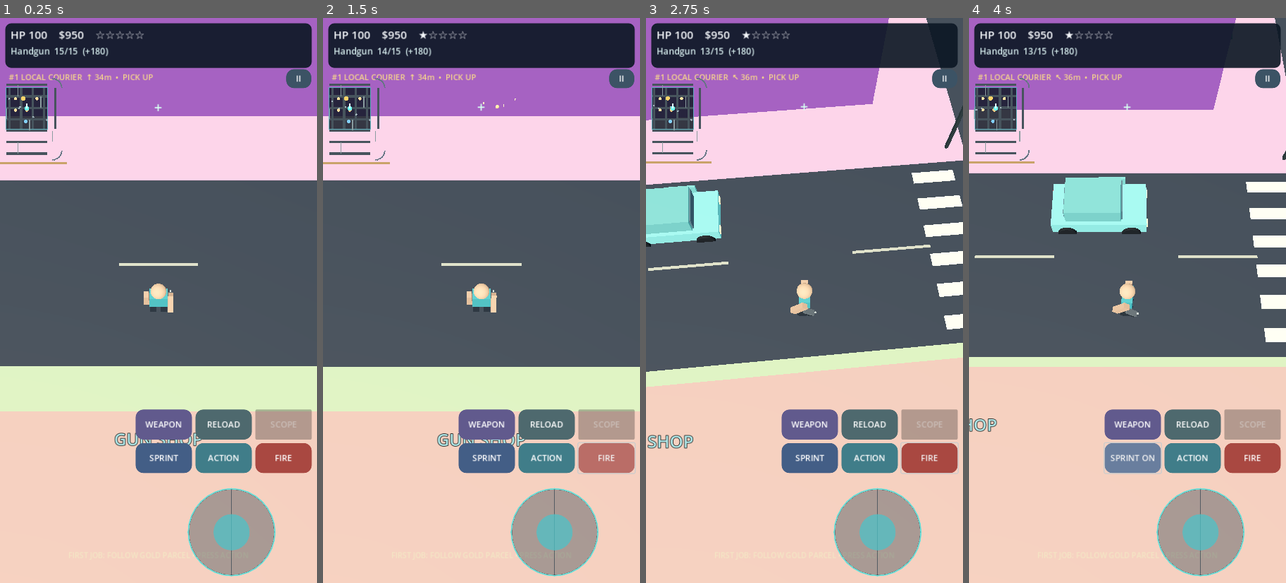
Above: before the commit, frames 1-4 (left to right).
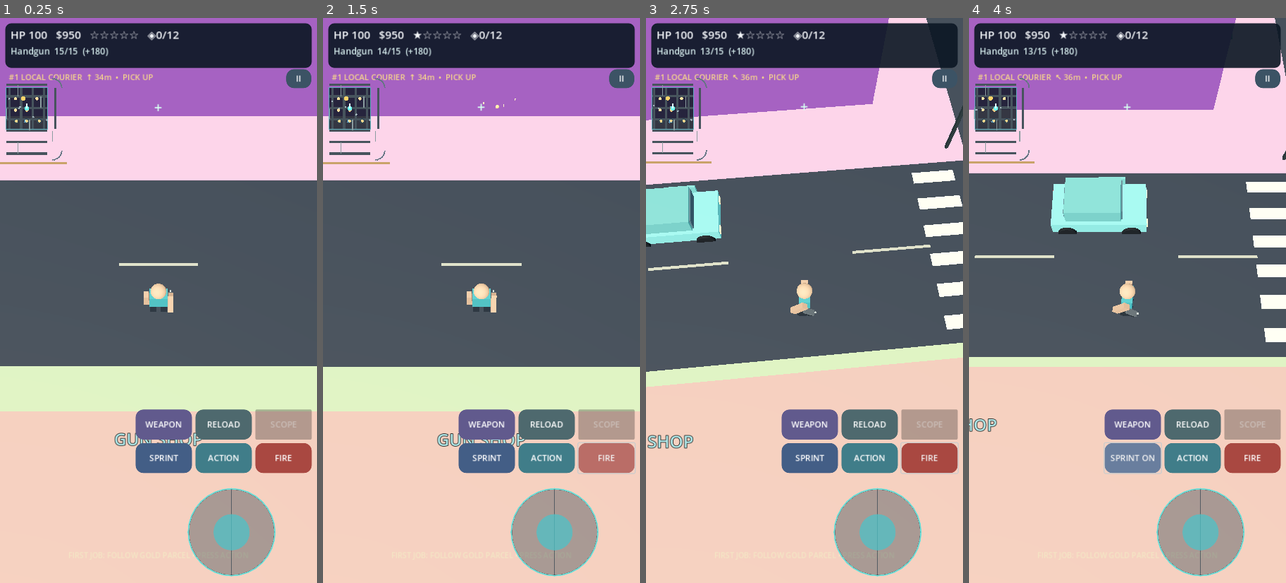
Above: after the commit, the same moments.

Repository: shejklgaia-png/Gt_a_like_game
Game: Godot game, scene res://scenes/main.tscn
Same seed, same stepped clock (60 frames per second), same inputs: the game is played once before the commit and once after it.
Inputs (mouse positions are in pixels of both pictures, inside the frame that each line leads up to):
- Up to frame 1 (0.25 s): no input
- Up to frame 2 (1.5 s): click "ACTION" at 0.5 s; click "FIRE" at 1.25 s
- Up to frame 3 (2.75 s): tap Enter at 2 s; move the mouse to (874, 272) at 2.02 s; hold D from 2.03 s (still down); tap E at 2.1 s; click (874, 272) at 2.17 s; tap Space at 2.27 s; tap F at 2.3 s
- Up to frame 4 (4 s): release D at 2.75 s; drag from (1064, 328) to (1111, 413) at 2.77 s; click "SPRINT" at 3.5 s

The runs differ from the first frame. In frame 1, 0.3% of the frame differs, in the area x 4-57%, y 2-19%; in frame 2, 0.3%; in frame 3, 0.3%; in frame 4, 0.3%.

Commit message:
Fix elevated vehicle exits and add collectible streetside discoveries with 100-case CI QA
Adds persistent streetside exploration rewards and minimap hints; prevents elevated-car exits dropping to world y=0; guards transient minimap data. Godot 4.4.1 and 4.7.2 all checks passed including 100-case QA (no script errors); Android APK export passed.

Diff:
--- /dev/null
+++ b/scripts/hundred_cycle_test.gd
@@ -0,0 +1,125 @@
+extends SceneTree
+## 100 deterministic, independent QA scenarios across 10 gameplay systems.
+## These are test cycles, NOT a claim of 100 separate authored features.
+
+var completed: int = 0
+
+
+func _initialize() -> void:
+	call_deferred("run_cycles")
+
+
+func verify(condition: bool, cycle_id: int, detail: String) -> bool:
+	if condition:
+		completed += 1
+		return true
+	push_error("100-cycle QA failed at #%03d: %s" % [cycle_id + 1, detail])
+	quit(100 + cycle_id)
+	return false
+
+
+func run_cycles() -> void:
+	var packed := load("res://scenes/main.tscn") as PackedScene
+	if packed == null:
+		push_error("100-cycle QA could not import main scene")
+		quit(90)
+		return
+	var game = packed.instantiate()
+	root.add_child(game)
+	await process_frame
+	await physics_frame
+	var town: PocketCity = game.city
+	var finds: PocketStreetFinds = game.street_finds
+	finds.collected.clear()
+	finds.refresh()
+	game.street_find_records.clear()
+	game.deliveries = 0
+	game.mission_stage = 0
+	var catalogue = load("res://scripts/gameplay_data.gd")
+
+	for cycle_id in range(100):
+		var case_index: int = cycle_id % 10
+		var group: int = cycle_id / 10
+		var ok := false
+		match group:
+			0:
+				# Ten visible, reachable cache spots with distinct stable IDs.
+				var item_id: String = finds.site_ids[case_index]
+				var spot: Vector3 = finds.site_positions[case_index]
+				ok = finds.total_count() == 12 and item_id.begins_with("lot_") and finds.nearest(spot) == case_index and finds.markers[case_index].visible
+			1:
+				# Ten rotated contracts, all economically and mechanically valid.
+				var contract: Dictionary = catalogue.delivery_contract(case_index)
+				var distance := 20.0 + float(case_index) * 15.0
+				ok = String(contract.get("title", "")).length() >= 5 and float(contract.get("reward_scale", 0.0)) >= 1.0 and float(contract.get("time_scale", 0.0)) >= 0.7 and catalogue.mission_reward(distance, case_index / 3) > 0 and catalogue.mission_time(distance) >= 50.0
+			2:
+				# Ten different building entrances must be accessible facade-side.
+				var lot: Dictionary = town.buildings[case_index * 3]
+				var door: Vector3 = lot["door"]
+				var center: Vector3 = lot["position"]
+				ok = door.z < center.z - float(lot["depth"]) * 0.5 and String(lot.get("business", "")).length() > 0 and String(lot["id"]).begins_with("lot_")
+			3:
+				# Ten camera orientations; compass right/up remain screen-relative.
+				game.camera.rotate_y(0.08)
+				var basis: Basis = game.camera.global_transform.basis
+				var right: Vector3 = basis.x
+				var up: Vector3 = basis.y
+				ok = game.waypoint_arrow(Vector3(right.x, 0.0, right.z) * 20.0) == "→" and game.waypoint_arrow(Vector3(up.x, 0.0, up.z) * 20.0) == "↑"
+			4:
+				# Ten A* routes must never route through a marked solid building.
+				var endpoint := Vector3(float(case_index - 5) * 18.0, 0.0, 93.0)
+				var path: PackedVector2Array = town.navigation.path(Vector3(-90, 0, -90), endpoint)
+				ok = path.size() >= 2
+				for point in path:
+					if town.navigation.grid.is_point_solid(town.navigation.id_from_world(Vector3(point.x, 0, point.y))):
+						ok = false
+						break
+			5:
+				# Ten AI cars have valid individual speeds, but player cars
+				# disable the NPC obstacle-following sensor.
+				var traffic_car: PocketVehicle = town.cars[case_index]
+				traffic_car.occupied = true
+				ok = traffic_car.npc_speed >= 8.2 and traffic_car.npc_speed <= 14.0 and is_equal_approx(traffic_car.nearest_forward_obstacle(), 13.0)
+				traffic_car.occupied = false
+			6:
+				# Ten citizen identities, speeds, and nonblocking collision layers.
+				var person: PocketActor = town.people[case_index]
+				ok = person.resident_id == case_index and person.strolling_speed >= 1.75 and person.strolling_speed <= 2.45 and person.collision_layer == 2 and (person.collision_mask & 2) == 0
+			7:
+				# Ten HUD refreshes stay legible for repeated contract states.
+				game.deliveries = case_index
+				game.mission_stage = 0
+				game.update_hud()
+				var contract: Dictionary = catalogue.delivery_contract(case_index)
+				ok = game.mission_label.text.contains(String(contract["title"])) and game.status_label.text.contains("◈0/12")
+			8:
+				# Ten distinct caches can be taken once and grant bounded cash.
+				var before: int = finds.count_collected()
+				var reward: int = finds.collect(case_index)
+				ok = reward >= 70 and reward <= 145 and finds.count_collected() == before + 1 and not finds.markers[case_index].visible and finds.collect(case_index) == 0
+			9:
+				# Ten persisted discoveries survive serialization and reloading.
+				game.street_find_records = finds.collected.duplicate(true)
+				game.save_path_override = "user://pocket_district_hundred_cycle_test.json"
+				game.save_game()
+				finds.collected.clear()
+				finds.refresh()
+				game.load_game()
+				ok = finds.count_collected() == 10 and finds.collected.has(finds.site_ids[case_index]) and not finds.markers[case_index].visible
+				# The final scenario also checks the previously unsafe elevated-road exit.
+				if case_index == 9:
+					var freeway_car: PocketVehicle = town.cars[0]
+					freeway_car.global_position = Vector3(0.0, 8.1, 137.0)
+					freeway_car.rotation.y = 0.0
+					freeway_car.occupied = true
+					game.car_driven = freeway_car
+					game.hero.global_position = Vector3(0.0, 8.4, 137.0)
+					game.exit_car()
+					ok = ok and game.car_driven == null and game.hero.global_position.y > 6.5
+
+		if not verify(ok, cycle_id, "group %d, variation %d" % [group, case_index]):
+			return
+		if (cycle_id + 1) % 10 == 0:
+			print("PASS: 100-cycle QA, %d/100 independent scenarios" % completed)
+	print("PASS: ALL 100 DETERMINISTIC OPEN-WORLD QA CYCLES")
+	quit(0)
--- a/scripts/main.gd
+++ b/scripts/main.gd
@@ -14,6 +14,7 @@
 const SessionDiagnostics = preload("res://scripts/session_diagnostics.gd")
 const Stores = preload("res://scripts/store_catalog.gd")
 const Furniture = preload("res://scripts/furniture_catalog.gd")
+const StreetFinds = preload("res://scripts/street_finds.gd")
 
 var WEAPONS: Array[Dictionary] = GameData.weapons()
 const SAVE_PATH := "user://pocket_district_save.json"
@@ -50,6 +51,8 @@
 var mission_point := Vector3.ZERO
 var mission_marker: Node3D
 var mission_marker_label: Label3D
+var street_finds: PocketStreetFinds
+var street_find_records: Dictionary = {}
 var deliveries: int = 0
 var autosave_clock: float = 0.0
 var camera_yaw: float = 0.0
@@ -139,6 +142,9 @@
 	city.name = "OutdoorWorld"
 	add_child(city)
 	city.build_city()
+	street_finds = StreetFinds.new()
+	street_finds.name = "StreetFinds"
+	city.add_child(street_finds)
 	interior = InteriorScript.new()
 	interior.name = "IndoorWorld"
 	interior.visible = false
@@ -160,6 +166,7 @@
 	for person in city.people:
 		connect_actor(person)
 	load_game()
+	street_finds.setup(city.buildings, street_find_records)
 	apply_outfit()
 	if mobile_optimization_enabled:
 		city.update_mobile_activity(hero.global_position)
@@ -638,6 +645,18 @@
 	if car_driven != null:
 		exit_car()
 		return
+	# Optional city discoveries reward exploring back streets.
+	var nearby_cache: int = street_finds.nearest(hero.global_position)
+	if nearby_cache >= 0:
+		var found_reward := street_finds.collect(nearby_cache)
+		if found_reward > 0:
+			street_find_records = street_finds.collected.duplicate()
+			cash += found_reward
+			total_earnings += found_reward
+			sound.play_ui("cash")
+			show_message("STREET FIND +$%d  (%d/%d)" % [found_reward, street_finds.count_collected(), street_finds.total_count()])
+			save_game()
+		return
 	# A parcel almost underfoot should not be stolen by the proximity
 	# radius of an adjacent building entrance, parked car, or resident.
 	if hero.global_position.distance_to(mission_point) <= 2.8:
@@ -676,7 +695,8 @@
 	var destination := car.entrance_point()
 	hero.face_direction(-car.global_transform.basis.x, 1.0)
 	var tween := create_tween()
-	tween.tween_property(hero, "global_position", Vector3(destination.x, 0.35, destination.z), 0.42).set_trans(Tween.TRANS_SINE)
+	# Car height follows its road deck, including 7 m elevated expressway.
+	tween.tween_property(hero, "global_position", Vector3(destination.x, maxf(0.24, destination.y - 0.65), destination.z), 0.42).set_trans(Tween.TRANS_SINE)
 	tween.tween_interval(0.36)
 	tween.tween_callback(func() -> void:
 		if not is_instance_valid(car) or not is_instance_valid(hero):
@@ -718,22 +738,33 @@
 	var leave_at := Vector3.ZERO
 	var valid := false
 	for option in options:
+		# Probe the local road deck; exits on elevated ramps must not teleport
+		# the player to global ground at y=0. Only accept near-level surfaces.
+		var ground_probe := PhysicsRayQueryParameters3D.create(
+			option + Vector3.UP * 1.4,
+			option - Vector3.UP * 2.5
+		)
+		ground_probe.collision_mask = 1
+		var ground_hit := get_world_3d().direct_space_state.intersect_ray(ground_probe)
+		if ground_hit.is_empty():
+			continue
+		var floor_point: Vector3 = ground_hit["position"]
 		var sphere := SphereShape3D.new()
 		sphere.radius = 0.62
 		var query := PhysicsShapeQueryParameters3D.new()
 		query.shape = sphere
-		query.transform = Transform3D(Basis.IDENTITY, Vector3(option.x, 0.91, option.z))
+		query.transform = Transform3D(Basis.IDENTITY, Vector3(option.x, floor_point.y + 0.91, option.z))
 		query.collision_mask = 9 # Static obstacles and other vehicles.
 		query.exclude = [vehicle.get_rid()]
 		var hit := get_world_3d().direct_space_state.intersect_shape(query, 1)
 		if hit.is_empty():
-			leave_at = option
+			leave_at = Vector3(option.x, floor_point.y + 0.24, option.z)
 			valid = true
 			break
 	if not valid:
 		show_message("NO CLEAR PLACE TO EXIT")
 		return
-	hero.global_position = Vector3(leave_at.x, 0.24, leave_at.z)
+	hero.global_position = leave_at
 	hero.visible = true
 	var body := hero.get_node("CollisionShape3D") as CollisionShape3D
 	body.set_deferred("disabled", false)
@@ -863,6 +894,11 @@
 	mission_last_index = clampi(int(decoded.get("mission_index", 0)), 0, GameData.delivery_sites().size() - 1)
 	mission_limit = maxf(0.0, float(decoded.get("mission_limit", 0.0)))
 	mission_reward = maxi(0, int(decoded.get("mission_reward", 0)))
+	var saved_street_finds = decoded.get("street_finds", {})
+	street_find_records = saved_street_finds.duplicate(true) if saved_street_finds is Dictionary else {}
+	if is_instance_valid(street_finds):
+		street_finds.collected = street_find_records.duplicate(true)
+		street_finds.refresh()
 	layouts = decoded.get("interiors", {})
 	load_housing_state(decoded)
 	resident_relations.clear()
@@ -921,6 +957,7 @@
 		"mission_index": mission_last_index,
 		"mission_limit": mission_limit,
 		"mission_reward": mission_reward,
+		"street_finds": street_find_records,
 		"interiors": layouts,
 		"homes": purchased_homes,
 		"furnishings": placed_furniture,
@@ -1014,7 +1051,7 @@
 func update_hud() -> void:
 	if status_label == null:
 		return
-	status_label.text = "HP %03d    $%d    %s" % [ceili(hero.hp), cash, "★".repeat(wanted) + "☆".repeat(5 - wanted)]
+	status_label.text = "HP %03d   $%d   %s   ◈%d/%d" % [ceili(hero.hp), cash, "★".repeat(wanted) + "☆".repeat(5 - wanted), street_finds.count_collected(), street_finds.total_count()]
 	var gun := selected_gun()
 	var gun_id: String = gun["id"]
 	var active_mag := int(loaded_rounds.get(gun_id, 0))
@@ -1067,6 +1104,8 @@
 			caption = "RETURN TO THE EXIT MARKER"
 	elif car_driven != null:
 		caption = "ACTION: EXIT CAR  •  STICK TO DRIVE"
+	elif street_finds.nearest(hero.global_position) >= 0:
+		caption = "ACTION: SEARCH STREET CACHE"
 	elif hero.global_position.distance_to(mission_point) <= 2.8:
 		caption = "ACTION: COLLECT PARCEL" if mission_stage == 0 else "ACTION: DELIVER PARCEL"
 	elif nearby_resident != null and (nearby_door.is_empty() or hero.global_position.distance_to(nearby_door["door"]) > 1.6):
--- a/scripts/minimap.gd
+++ b/scripts/minimap.gd
@@ -50,6 +50,10 @@
 				draw_line(previous, point, Color("#647583"), 3)
 			previous = point
 	for building in game.city.buildings:
+		# A partially rebuilt/tearing-down district can contain a temporary
+		# incomplete lot: never crash the HUD drawing pass over absent keys.
+		if not building.has("door") or not building.has("position"):
+			continue
 		if bool(building.get("alley", false)):
 			var lot_center: Vector3 = building["block_center"]
 			draw_line(to_map(lot_center + Vector3(8.4, 0, -17), focus), to_map(lot_center + Vector3(8.4, 0, 17), focus), Color("#8b9da0"), 2)
@@ -67,6 +71,15 @@
 			draw_circle(point, 3.5, Color("#ffe1a2"))
 		elif business in ["lounge", "club"]:
 			draw_circle(point, 3.5, Color("#dca1ed"))
+	# Unclaimed cache discovery points are legible without changing NPC traffic.
+	if is_instance_valid(game.street_finds):
+		for cache_index in range(game.street_finds.total_count()):
+			if game.street_finds.collected.has(game.street_finds.site_ids[cache_index]):
+				continue
+			var spot: Vector2 = to_map(game.street_finds.site_positions[cache_index], focus)
+			if Rect2(Vector2.ZERO, size).has_point(spot):
+				draw_circle(spot, 3.2, Color("#f5d78c"))
+				draw_arc(spot, 5.1, 0.0, TAU, 10, Color("#314e5a"), 1.5)
 	for car in game.city.cars:
 		if is_instance_valid(car):
 			var point := to_map(car.global_position, focus)
--- /dev/null
+++ b/scripts/street_finds.gd
@@ -0,0 +1,75 @@
+extends Node3D
+class_name PocketStreetFinds
+## Lightweight one-time street discoveries. No collision shapes or imported art.
+## Stable lot IDs make these collectible caches backward-compatible with saves.
+
+const Shapes = preload("res://scripts/shape_factory.gd")
+
+var site_ids: Array[String] = []
+var site_positions: Array[Vector3] = []
+var markers: Array[Node3D] = []
+var collected: Dictionary = {}
+
+
+func setup(buildings: Array[Dictionary], completed: Dictionary = {}) -> void:
+	collected = completed.duplicate(true)
+	for index in range(buildings.size()):
+		if index % 3 != 0:
+			continue
+		var lot: Dictionary = buildings[index]
+		var site_id: String = String(lot["id"])
+		var door: Vector3 = lot["door"]
+		# In front of the facade, not in the traffic lane or inside a wall.
+		var site := door + Vector3(3.15, 0.0, -1.75)
+		var node := Node3D.new()
+		node.name = "Cache_" + site_id
+		node.position = site
+		add_child(node)
+		Shapes.box(node, Vector3(0.0, 0.24, 0.0), Vector3(0.62, 0.48, 0.52), Color("#395a61"))
+		Shapes.ball(node, Vector3(0, 0.60, 0), 0.23, Color("#f0cb78"))
+		site_ids.append(site_id)
+		site_positions.append(site)
+		markers.append(node)
+	refresh()
+
+
+func refresh() -> void:
+	for index in range(markers.size()):
+		markers[index].visible = not collected.has(site_ids[index])
+
+
+func nearest(at: Vector3, range_m: float = 2.15) -> int:
+	var best := range_m
+	var result := -1
+	for index in range(site_positions.size()):
+		if collected.has(site_ids[index]):
+			continue
+		var distance := at.distance_to(site_positions[index])
+		if distance < best:
+			best = distance
+			result = index
+	return result
+
+
+func collect(index: int) -> int:
+	if index < 0 or index >= site_ids.size() or collected.has(site_ids[index]):
+		return 0
+	collected[site_ids[index]] = true
+	markers[index].visible = false
+	return reward_for(index)
+
+
+func reward_for(index: int) -> int:
+	return 70 + (index % 4) * 25
+
+
+func count_collected() -> int:
+	var count := 0
+	for site_id in site_ids:
+		if collected.has(site_id):
+			count += 1
+	return count
+
+
+func total_count() -> int:
+	return site_ids.size()
Not shown, added: docs/HUNDRED_QA_CYCLES.md
